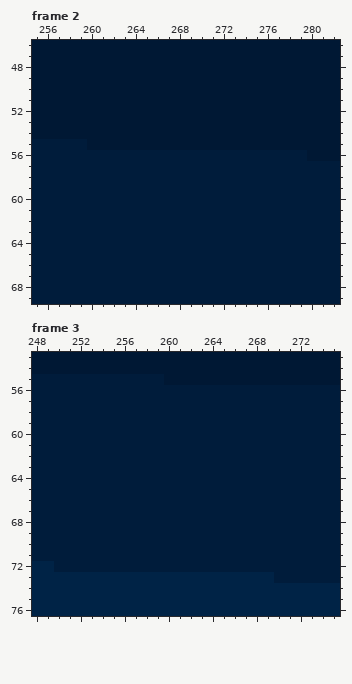
Two versions of one pixel-art file, Aseprite Files/Background/main_scene/main scene.aseprite. The picture above is the old version.
480x270 pixels, 10 frames. Colours within 5 levels of each other are drawn and written as one. Shown: frame 2: x 255..282, y 46..69; frame 3: x 248..275, y 53..76. The commit also changed other frames or places, which this record leaves out.
Now the later version:
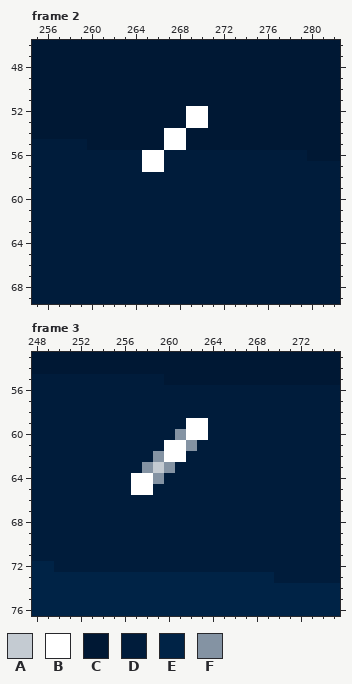
Palette (. is transparent): A #c4cbd2  B #ffffff  C #001834  D #001c3b  E #002346  F #8493a3
Message: 메인화면 별똥별 애니메이션 추가
Changes in this commit:
layer "shooting star" added
Frame 2, layer "shooting star":
The edit turns colour C into colour B in rows 52 to 53 at x 269 to 270; in rows 54 to 55 at x 267 to 268.
The edit turns colour D into colour B in rows 56 to 57 at x 265 to 266.
Frame 3, layer "shooting star":
The edit turns colour D into colour A in row 63 at x 259.
The edit turns colour D into colour B in rows 59 to 60 at x 262 to 263; in rows 61 to 62 at x 260 to 261; in rows 64 to 65 at x 257 to 258.
The edit turns colour D into colour F in row 60 at x 261; in row 61 at x 262; in row 62 at x 259; in row 63 at x 258 and 260; in row 64 at x 259.
Pixel boxes of the changes (left, top, right, bottom) in both pictures:
changed: (142, 106, 208, 172)
changed: (131, 418, 208, 495)
